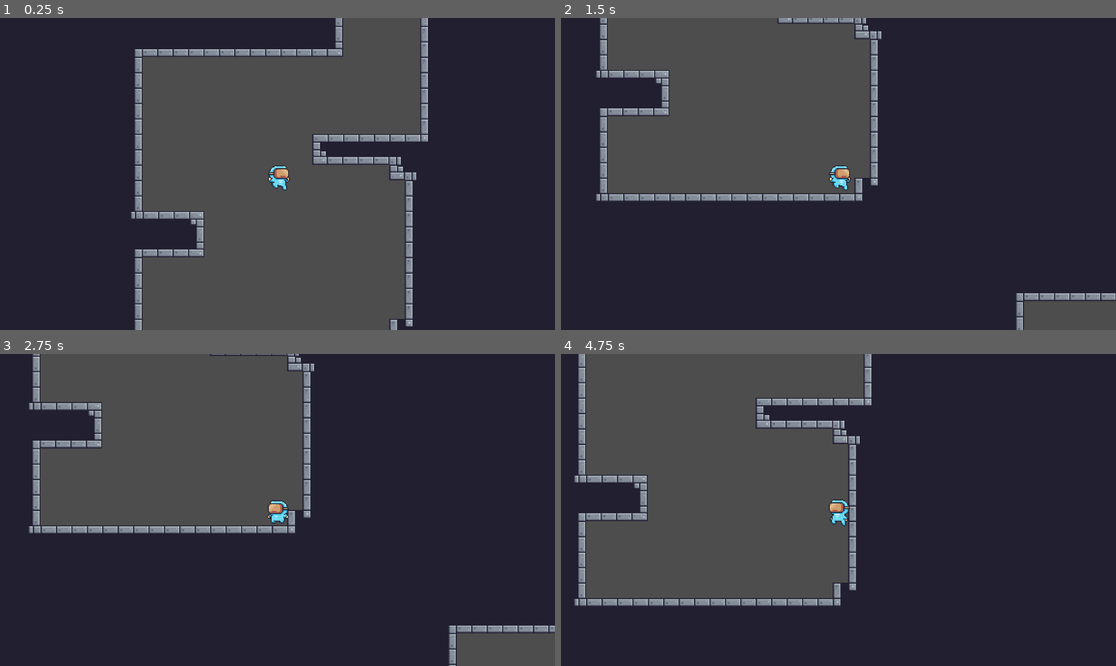
Above: before the commit, frames 1-4 (two rows, left to right).
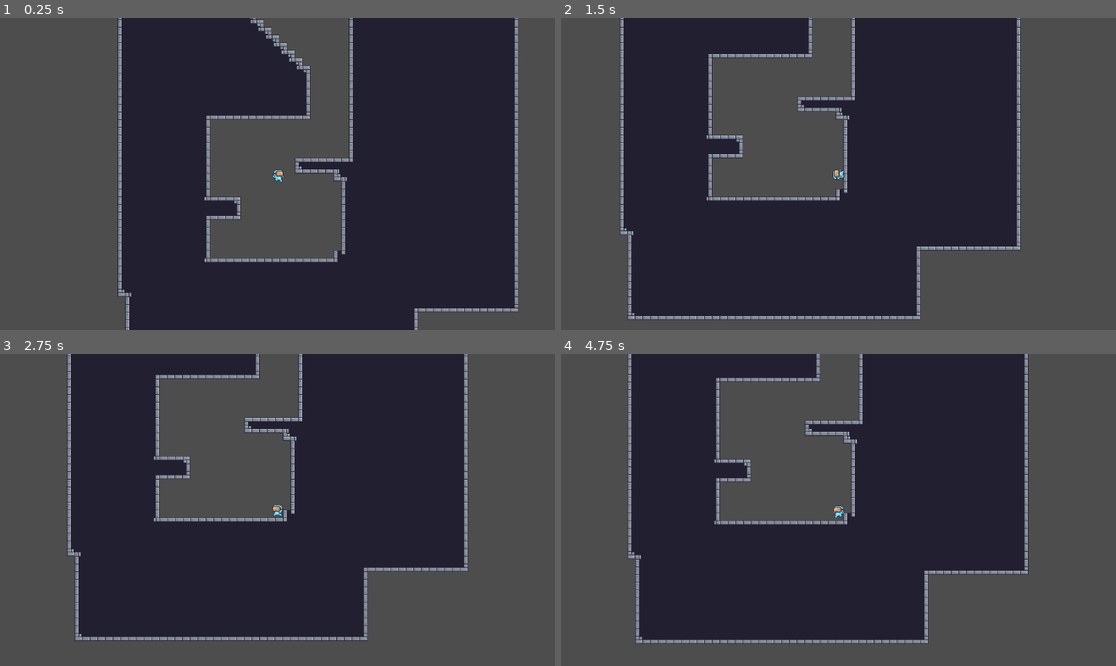
Above: after the commit, the same moments.

Repository: Snappydoodle/Shotgun-Platformer
Game: Godot game, scene res://scripts/test_level.tscn
The game is run twice, just before and just after one commit, with the same random seed, the same clock (stepped at 60 frames per second) and the same inputs.
Inputs (mouse positions are in pixels of both pictures, inside the frame that each line leads up to):
- Up to frame 1 (0.25 s): no input
- Up to frame 2 (1.5 s): move the mouse to (960, 158) at 0.52 s; hold D (right) from 0.53 s (still down); tap Space (jump) at 0.6, 0.77, 1.07 s; move the mouse to (727, 189) at 1.27 s; click (727, 189) at 1.35 s
- Up to frame 3 (2.75 s): tap Space (jump) at 1.52, 1.55, 1.82, 2.1 s; move the mouse to (333, 441) at 2.02 s; release D (right) at 2.03 s; hold A (left) from 2.03 s (still down)
- Up to frame 4 (4.75 s): move the mouse to (810, 572) at 2.77 s; release A (left) at 2.78 s; hold D (right) 2.78-4.28 s; click (810, 572) at 2.85 s; tap Space (jump) at 3.02, 3.05, 3.32, 3.6, 3.77, 4.07, 4.52, 4.55 s; move the mouse to (1005, 556) at 3.52 s; move the mouse to (672, 463) at 4.27 s; hold A (left) from 4.28 s (still down); click (672, 463) at 4.35 s

The runs differ from the first frame. In frame 1, 66% of the frame differs, in the area x 0-100%, y 0-100%; in frame 2, 49%; in frame 3, 50%; in frame 4, 58%.

Commit message:
added wall bounce and changed zoom

Diff:
--- a/project.godot
+++ b/project.godot
@@ -50,7 +50,7 @@
 
 [physics]
 
-2d/default_gravity=1250.0
+2d/default_gravity=1000.0
 
 [rendering]
 
--- a/scripts/CharacterBody2D.gd
+++ b/scripts/CharacterBody2D.gd
@@ -4,12 +4,13 @@
 @export var speed : float = 300.0
 @export var jump_velocity : float = -400.0
 @export var double_jump_velocity : float = -300.0
-@export var max_double_jumps: float = 1
+@export var max_double_jumps: int = 1
 @export var launchMultiplier : float = 1000
-@export var airResistance : float = 1.03
+@export var airResistance : float = 1.015
 @export var groundResistance : float = 1.2
 @export var extraAirResistance : float = 1.02
-@export var extraAirResistanceThreshold : float = 750
+@export var wallBounciness : float = .065
+#@export var extraAirResistanceThreshold : float = 750
 
  #Your motherings
 
@@ -64,8 +65,8 @@
 		velocityMovement.x = move_toward(velocity.x, 0, speed)
 
 	addAirResistance(delta)
-	if is_on_wall():
-		velocityLaunch.x = 0
+	addWallBounce(delta)
+
 
 	velocity.x = velocityLaunch.x
 	#velocity.x = velocityMovement.x + velocityLaunch.x
@@ -91,6 +92,10 @@
 func jump():
 	velocity.y = jump_velocity
 	double_jumps = max_double_jumps
+
+func addWallBounce(delta):
+	if is_on_wall():
+		velocityLaunch.x *= wallBounciness * -1
 
 func mouseLeftClick(delta):
 	updateMousePosition()
--- a/scripts/test_level.tscn
+++ b/scripts/test_level.tscn
@@ -708,7 +708,6 @@
 
 [node name="Camera2D" type="Camera2D" parent="."]
 position = Vector2(300, 0)
-zoom = Vector2(2, 2)
 process_callback = 0
 drag_horizontal_enabled = true
 drag_vertical_enabled = true
